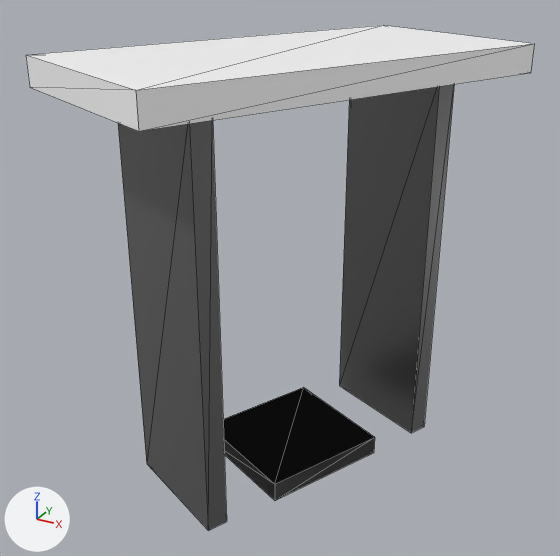
The glTF model public/assets/models/products/beso-l-shape-manager-table.glb as it was, and as the next commit left it.
One viewpoint serves both versions: a 50 mm camera at (42.4, -80.1, 67.2) aimed at (-1.1, -1.1, 27.7). The lights are fixed; the arrows at lower left show +X, +Y and +Z. The older version comes first. Mesh edges are drawn as thin lines. Where no turn or scale is listed for an object, it has been applied to the vertices.
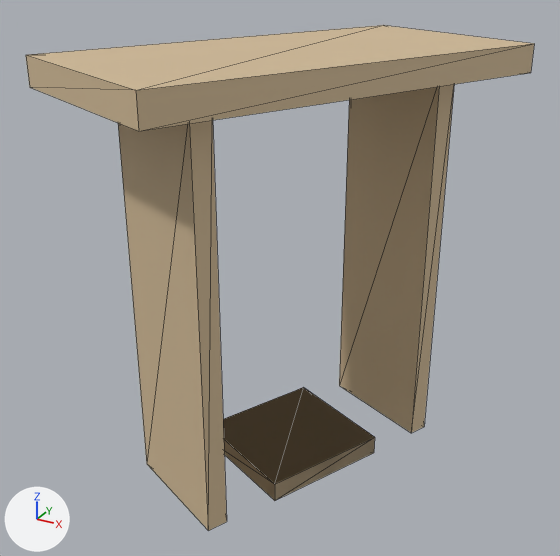
Where the change shows, as pixel boxes (x1, y1, x2, y2) in the pictures (560 x 556 px):
'Mesh_0', recoloured (white to beige)
    both: (26, 25, 534, 131)
'Mesh_3', recoloured (grey to beige)
    both: (118, 120, 227, 531)
'Mesh_1', recoloured (lighter)
    both: (339, 84, 454, 433)
'Mesh_2', recoloured (lighter)
    both: (223, 387, 375, 501)
'Mesh_4', recoloured (lighter)
    both: (223, 387, 375, 501)

The change, as a list of edits to the scene's bpy script:
```text
Add mat_beso_color:
    mat_beso_color = principled_material('beso-color')
    mat_beso_color.base_color = (0.651, 0.502, 0.314)  # beige #d3bc98
    mat_beso_color.metallic = 0.05
    mat_beso_color.roughness = 0.7
Change me_mesh_0:
    where me_mesh_0.from_pydata(...)  # 8 vertices, 12 faces; spans x -22.8..22.8, y -29.1..29.1, z -1.7..1.7
    remove me_mesh_0.materials.append(mat_material_0)  # white #ffffff
    add me_mesh_0.materials.append(mat_beso_color)  # beige #d3bc98
Change me_mesh_1:
    where me_mesh_1.from_pydata(...)  # 8 vertices, 12 faces; spans x -7.8..7.8, y -4.6..4.6, z -25.0..25.0
    remove me_mesh_1.materials.append(mat_material_1)  # grey #808080
    add me_mesh_1.materials.append(mat_beso_color)  # beige #d3bc98
Change me_mesh_2:
    where me_mesh_2.from_pydata(...)  # 8 vertices, 12 faces; spans x -10.8..10.8, y -11.1..11.1, z -1.3..1.3
    remove me_mesh_2.materials.append(mat_material_1)  # grey #808080
    add me_mesh_2.materials.append(mat_beso_color)  # beige #d3bc98
Change me_mesh_3:
    where me_mesh_3.from_pydata(...)  # 8 vertices, 12 faces; spans x -7.8..7.8, y -4.6..4.6, z -25.0..25.0
    remove me_mesh_3.materials.append(mat_material_1)  # grey #808080
    add me_mesh_3.materials.append(mat_beso_color)  # beige #d3bc98
Change me_mesh_4:
    where me_mesh_4.from_pydata(...)  # 8 vertices, 12 faces; spans x -10.8..10.8, y -11.1..11.1, z -1.3..1.3
    remove me_mesh_4.materials.append(mat_material_1)  # grey #808080
    add me_mesh_4.materials.append(mat_beso_color)  # beige #d3bc98
```
